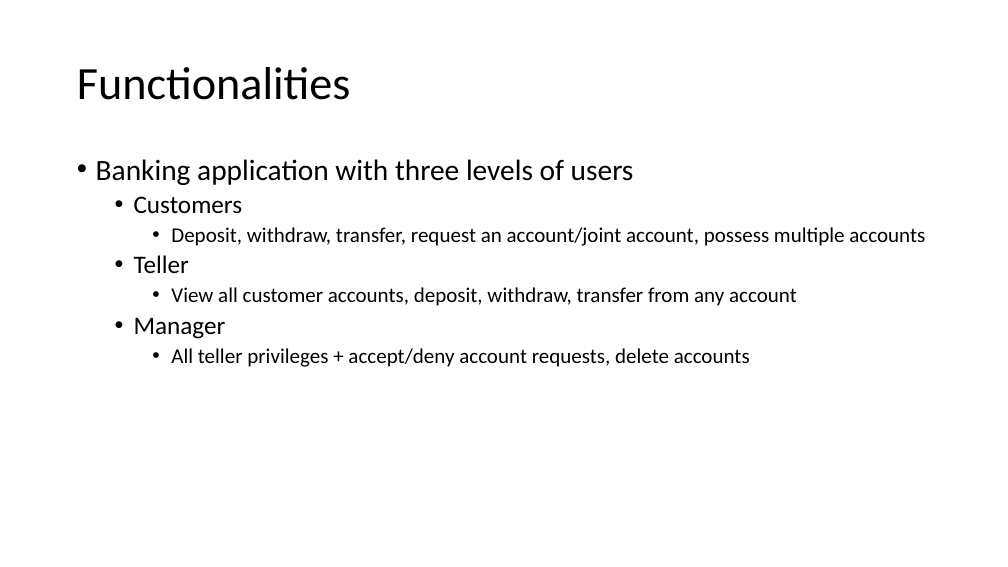
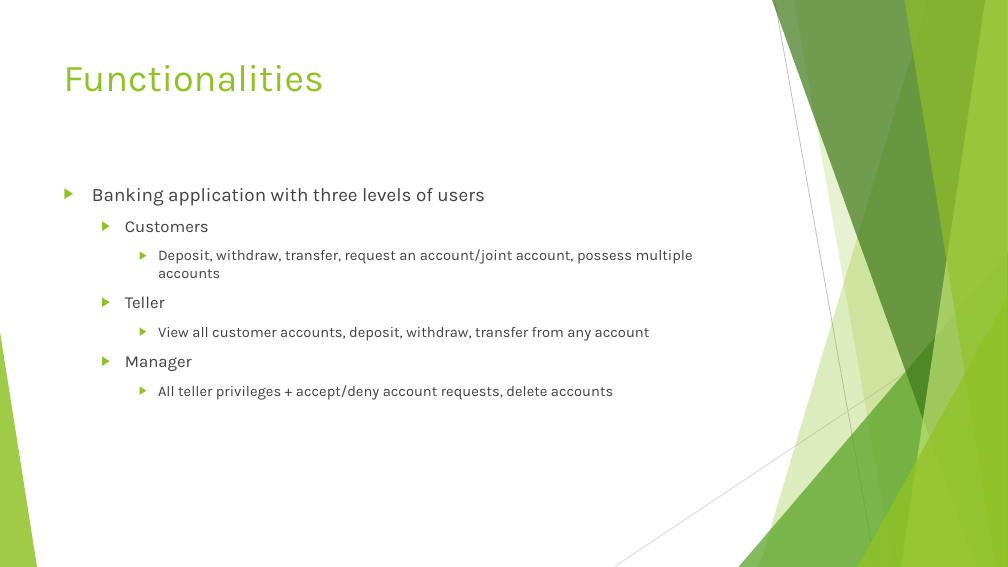
Before and after one commit to 210927-JavaFS/project0-bucknermi, a slide deck: slide 2 of Project0 Presentation.pptx. Drawn at 1008x567 pixels with LibreOffice and Linux fonts; fonts in the diff are those of the drawing. Boxes give left, top, right and bottom in pixels: in the first picture for what was removed or moved away, otherwise in the second. Text is boxed around its words. In the diff, an @@ line names an element or a change of style, - is before the commit and + after.

```diff
--- a/Project0 Presentation.pptx
+++ b/Project0 Presentation.pptx
@@ title "Functionalities" moved from (x1=77, y1=67, x2=351, y2=100) to (x1=64, y1=65, x2=324, y2=92) @@
@@ title "Functionalities" at (x1=64, y1=65, x2=324, y2=92): size 44 to 36 pt, font Calibri to Karla, text colour #000000 to #90C226; line spacing 0.9 to 1; vertical alignment middle to top @@
@@ text "Banking application with three levels ..." moved from (x1=96, y1=159, x2=925, y2=367) to (x1=92, y1=188, x2=693, y2=400) @@
@@ text "Banking application with three levels ..." at (x1=92, y1=188, x2=693, y2=400): size 28 to 18 pt in "Banking application with three levels of users"; font Calibri to Karla, text colour #000000 to #404040; size 24 to 16 pt in "Customers", "Teller", "Manager"; size 20 to 14 pt in "Deposit, withdraw, transfer, request an account/joint accoun ...", "View all customer accounts, deposit, withdraw, transfer ...", "All teller privileges + accept/deny account requests, ..."; bullet • to ▶; line spacing 0.9 to 1; more space between paragraphs @@
@@ group added at (x1=0, y1=0, x2=1008, y2=567): 5 freeform shapes, 3 triangles, 2 lines @@
```
Also in this commit, not shown: 4 other slides changed.
